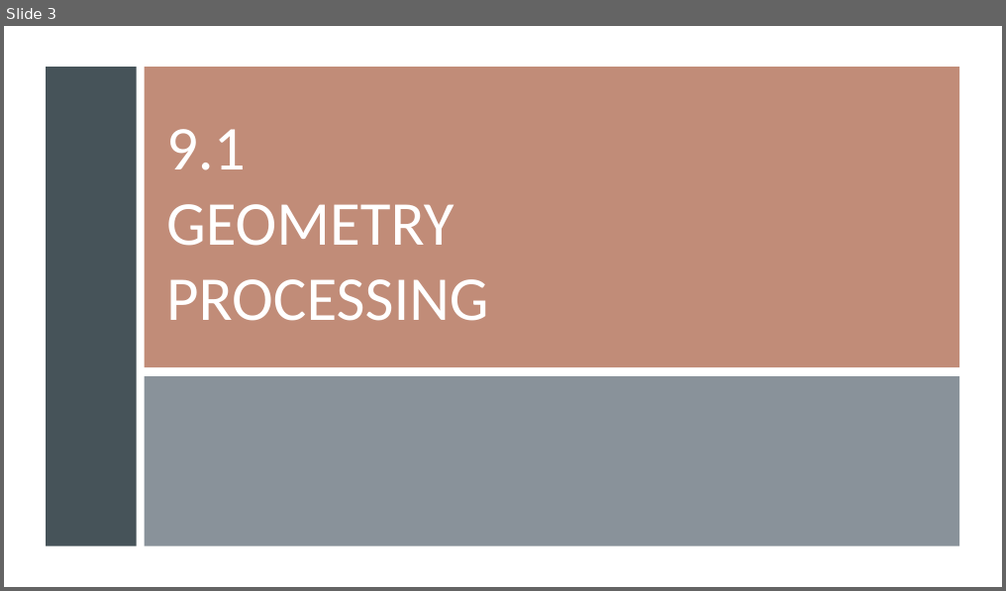
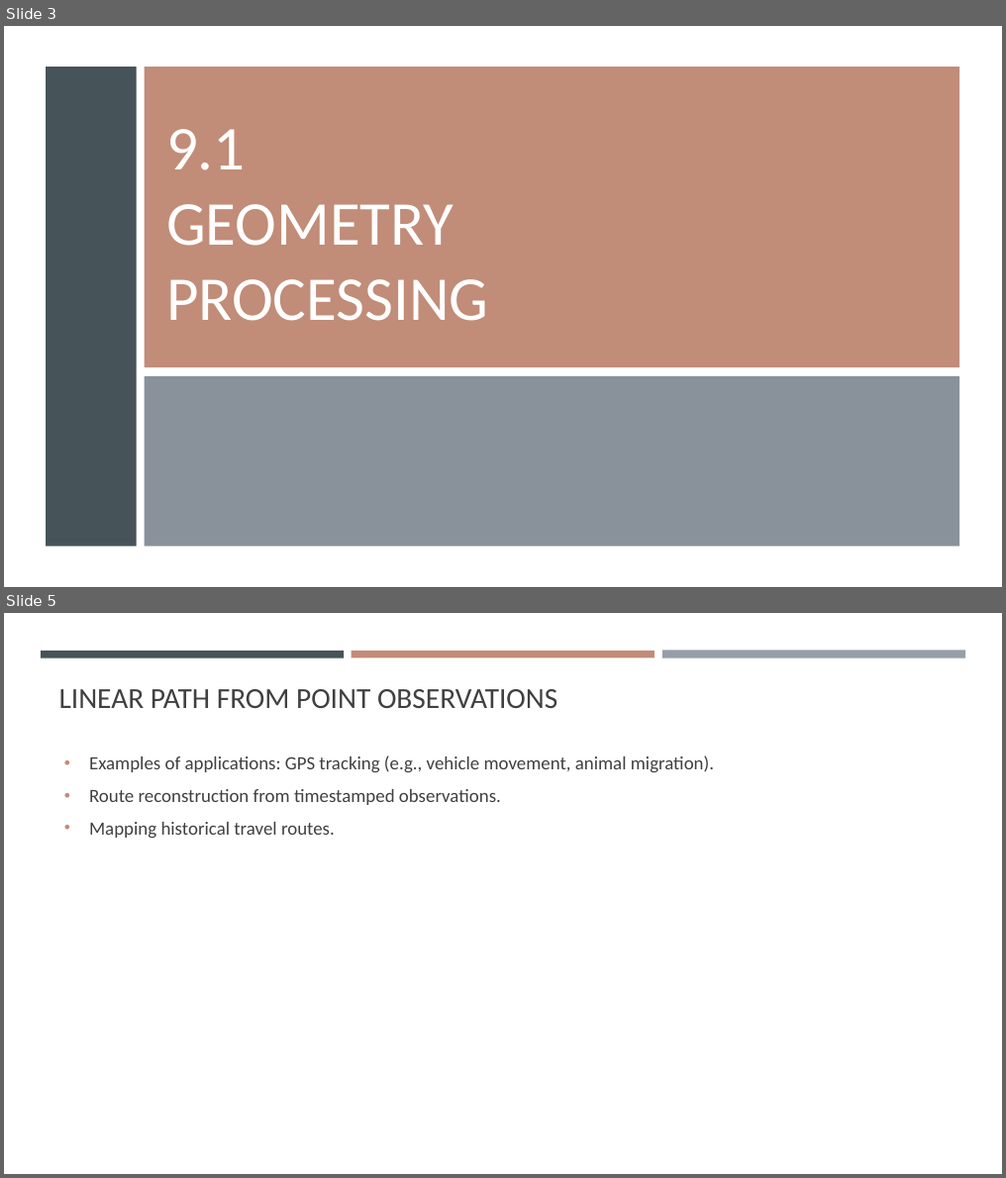
Before and after one commit to gisynw/ssj-376, a slide deck: docs/Lectures/Week09/Week09_GeometryProcessing_part2.pptx. Shown one above the other, each under a label of ours: slide 3 before the commit, slides 3 and 5 after it; the slides between them are not shown. The pictures are 1006x591 and 1006x1178 pixels, drawn with LibreOffice and Linux fonts; fonts in the diff are those of the drawing. Boxes give left, top, right and bottom in pixels: in the first picture for what was removed or moved away, otherwise in the second. Text is boxed around its words. In the diff, an @@ line names an element or a change of style, - is before the commit and + after.

```diff
--- a/docs/Lectures/Week09/Week09_GeometryProcessing_part2.pptx
+++ b/docs/Lectures/Week09/Week09_GeometryProcessing_part2.pptx
@@ slide 5 added at [4, 613, 1002, 1174], background #FFFFFF @@
@@ rectangle added at [41, 651, 344, 658], fill #465359 @@
@@ rectangle added at [351, 651, 654, 658], fill #C18C78 @@
@@ rectangle added at [662, 651, 965, 659], fill #969FA7 @@
@@ title added at [59, 689, 557, 708], 28 pt, text #404040 @@
+LINEAR PATH FROM POINT OBSERVATIONS
@@ text added at [89, 756, 714, 839], 18 pt, text #404040 @@
+• Examples of applications: GPS tracking (e.g., vehicle movement, animal migration).
+• Route reconstruction from timestamped observations.
+• Mapping historical travel routes.
```
Also in this commit, not shown: 12 other slides added, 2 other files.
